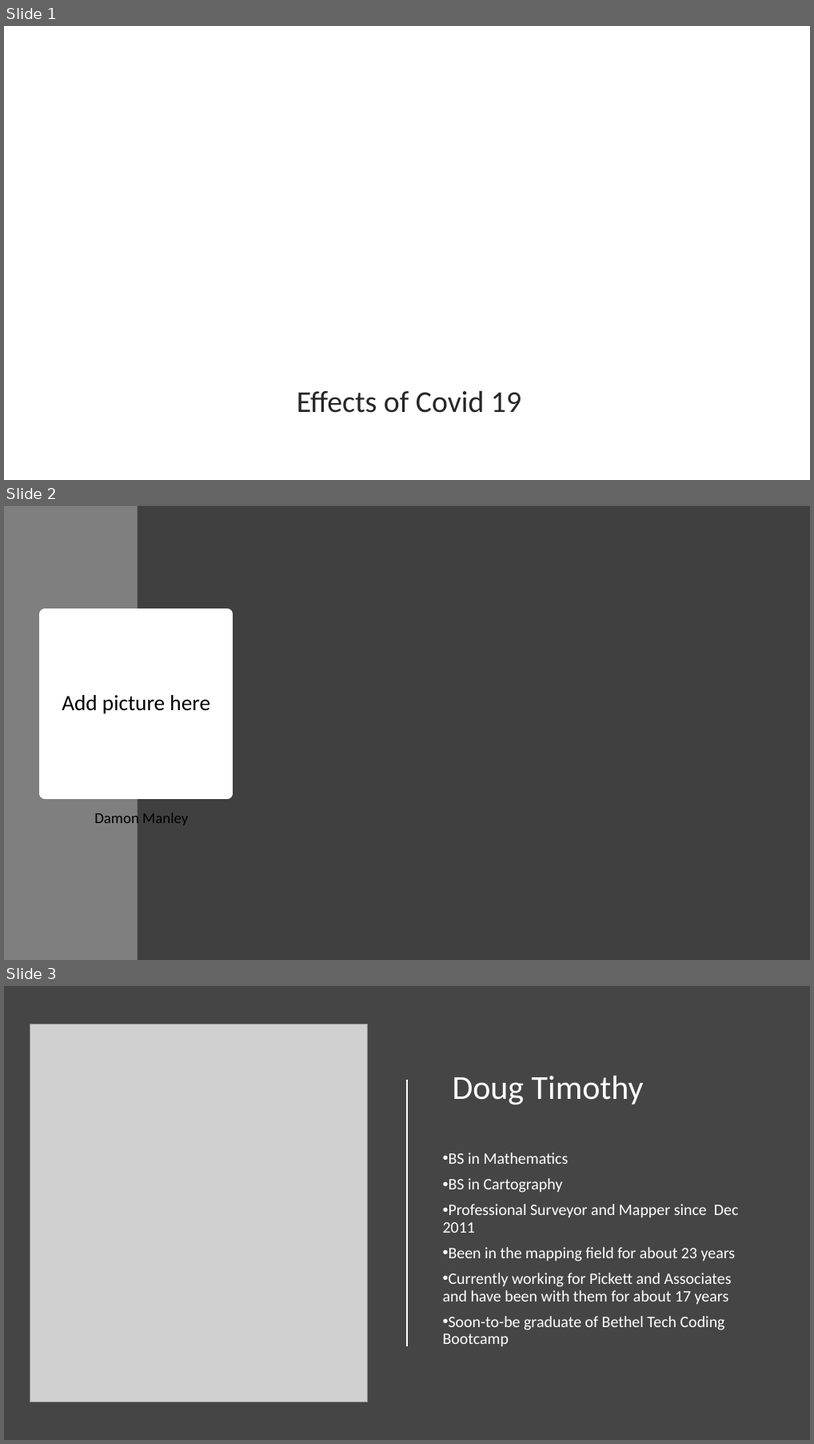
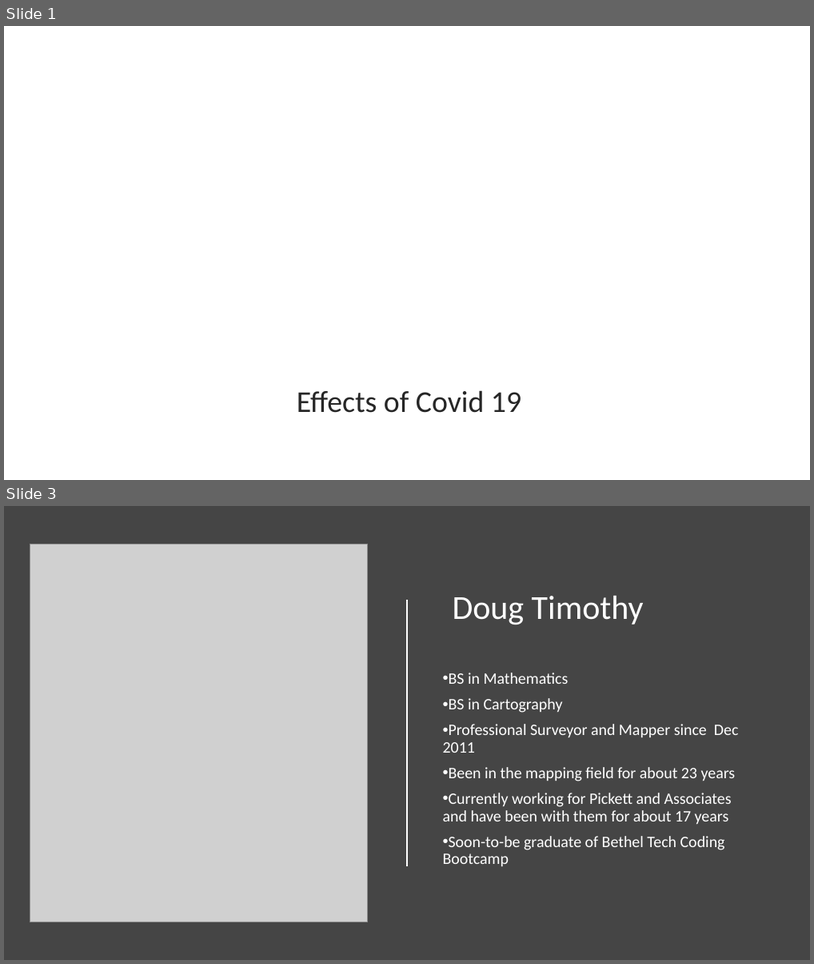
Before and after one commit to East-Coast-Collaboration/Final-Project, a slide deck: Presentation.pptx. Shown one above the other, each under a label of ours: slides 1, 2 and 3 before the commit, slides 1 and 3 after it; the slides between them are not shown. The pictures are 814x1444 and 814x964 pixels, drawn with LibreOffice and Linux fonts; fonts in the diff are those of the drawing; grey boxes stand for pictures; background and template pictures are left out. Boxes give left, top, right and bottom in pixels: in the first picture for what was removed or moved away, otherwise in the second. Text is boxed around its words. In the diff, an @@ line names an element or a change of style, - is before the commit and + after.

Commit message:
added pictures and stuff

```diff
--- a/Presentation.pptx
+++ b/Presentation.pptx
@@ slide 2 removed at [4,506,810,960], background #FFFFFF @@
@@ rectangle removed at [4,506,137,960] @@
@@ rectangle removed at [137,506,810,960] @@
@@ title removed at [45,614,227,793] @@
-Add picture here
@@ text removed at [94,810,188,827] @@
-Damon Manley
```
Also in this commit, not shown: 2 slides changed, 1 slide added, 2 other files.
